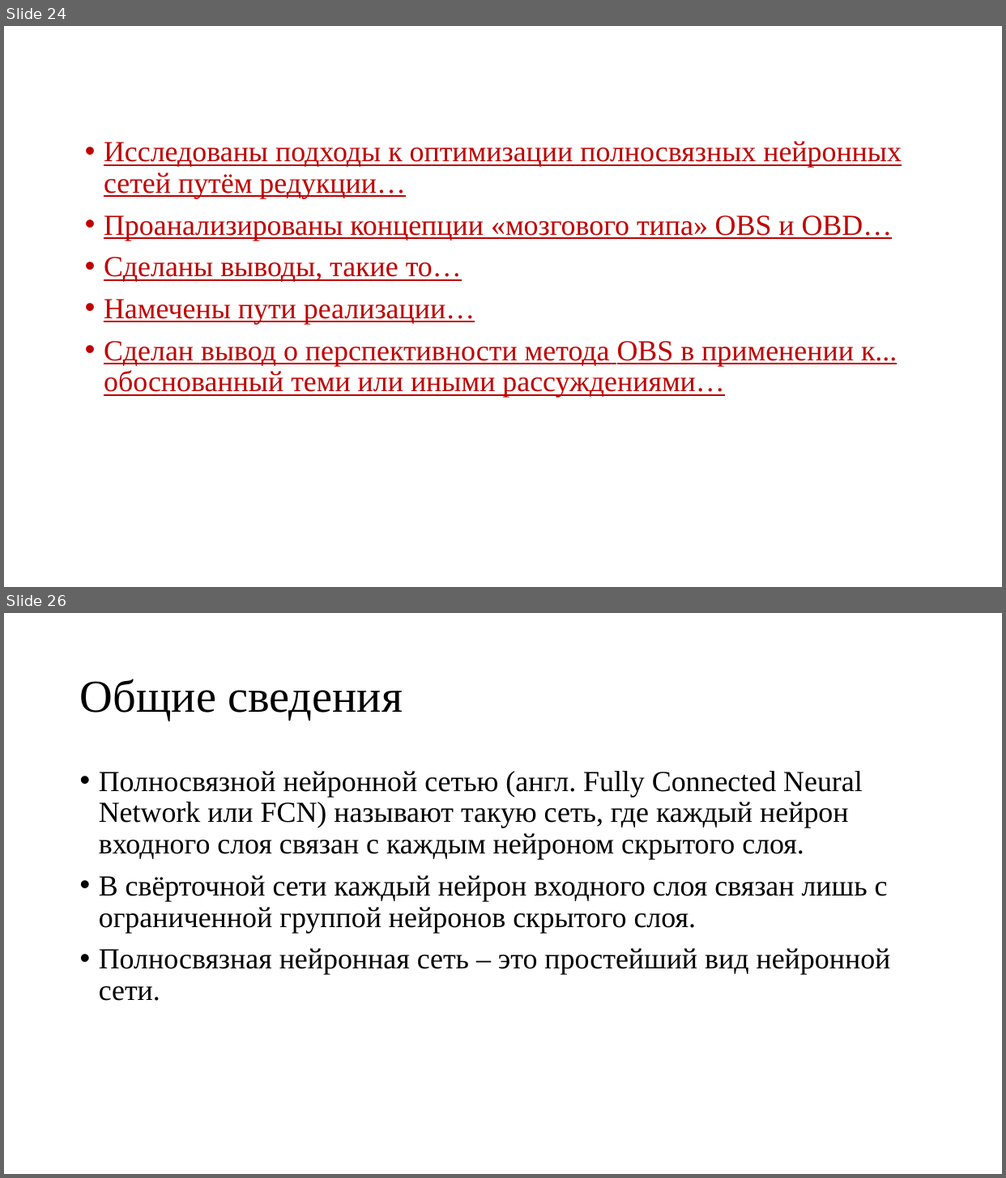
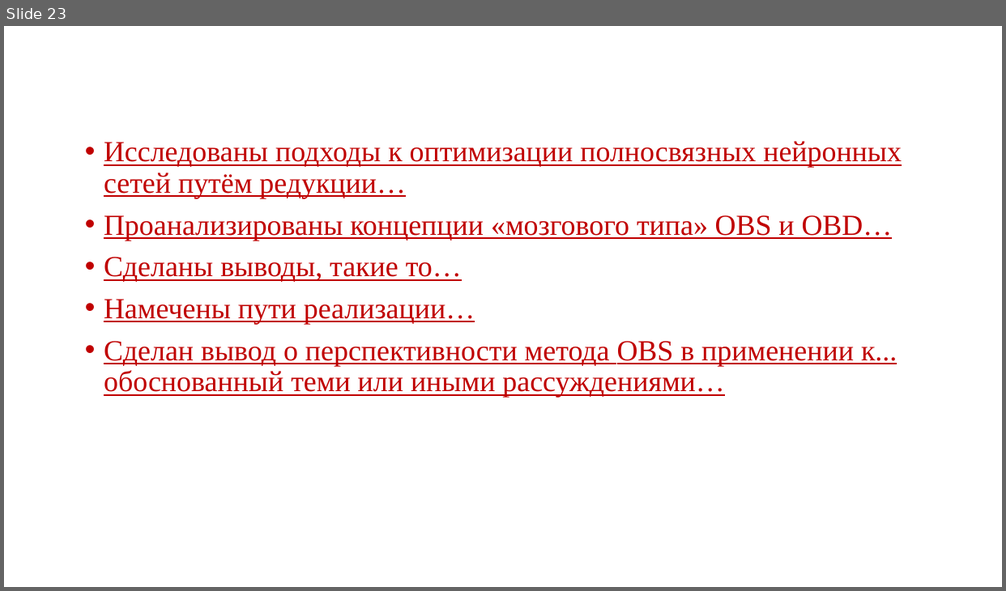
Before and after one commit to sven4500/masters-diploma, a slide deck: Презентация/Пезентация.ppt. Shown one above the other, each under a label of ours: slides 24 and 26 before the commit, slide 23 after it; the slides between them are not shown. The pictures are 1006x1178 and 1006x591 pixels, drawn with LibreOffice and Linux fonts; fonts in the diff are those of the drawing. Boxes give left, top, right and bottom in pixels: in the first picture for what was removed or moved away, otherwise in the second. Text is boxed around its words. In the diff, an @@ line names an element or a change of style, - is before the commit and + after.

```diff
--- a/Презентация/Пезентация.ppt
+++ b/Презентация/Пезентация.ppt
@@ slide 26 removed at (x1=4, y1=613, x2=1002, y2=1174), background #FFFFFF @@
@@ title removed at (x1=80, y1=679, x2=403, y2=721) @@
-Общие сведения
@@ text removed at (x1=99, y1=771, x2=891, y2=1001) @@
-• Полносвязной нейронной сетью (англ. Fully Connected Neural Network или FCN) называют такую сеть, где каждый нейрон входного слоя связан с каждым нейроном скрытого слоя.
-• В свёрточной сети каждый нейрон входного слоя связан лишь с ограниченной группой нейронов скрытого слоя.
-• Полносвязная нейронная сеть – это простейший вид нейронной сети.
@@ what was slide 24 is now slide 23 @@
```
Also in this commit, not shown: 13 slides changed, 2 slides added, 5 other slides removed.
